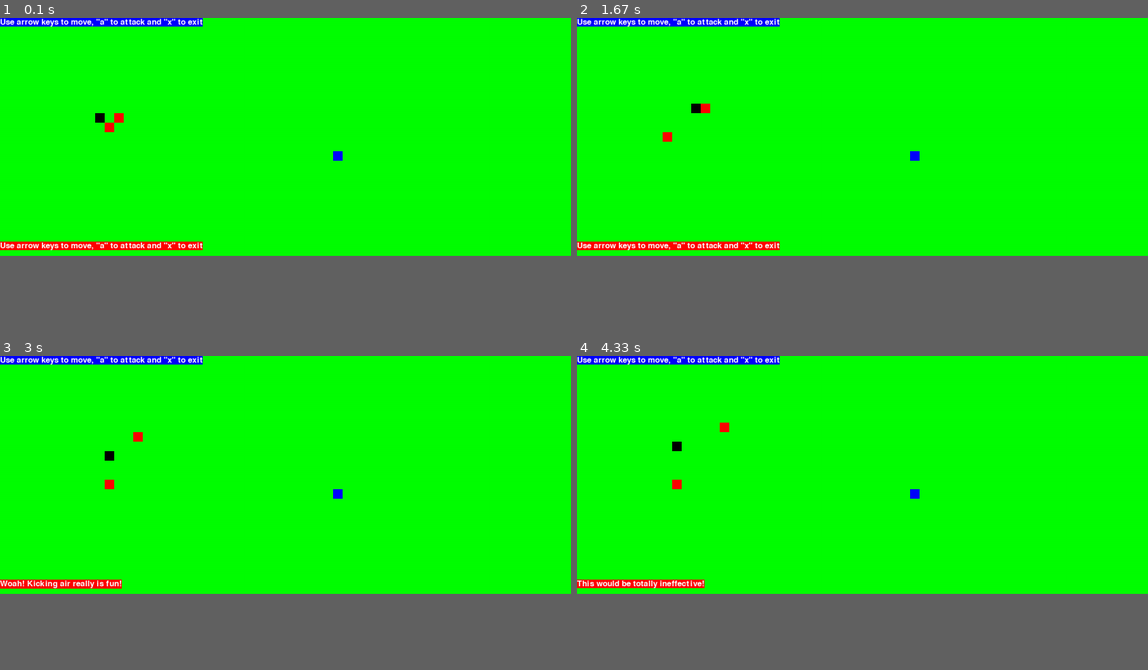
Above: before the commit, frames 1-4 (two rows, left to right).
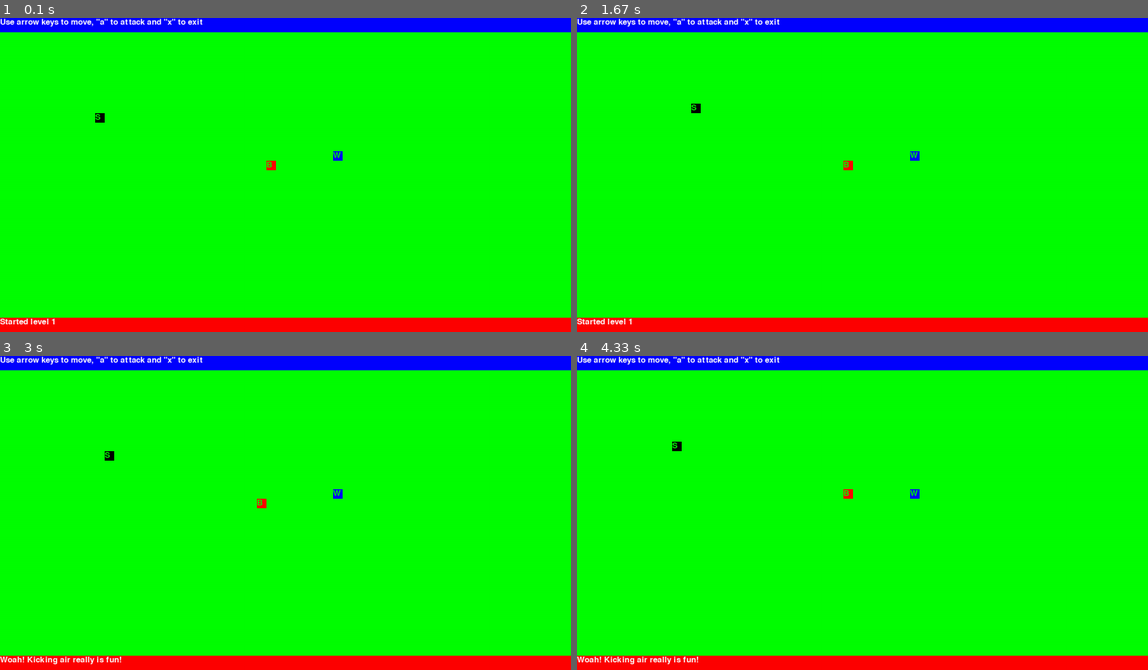
Above: after the commit, the same moments.

Repository: pytonc/udacity
Game: pygame game, started from classic-games/hello_class/game.py
The game is run twice, just before and just after one commit, with the same random seed, the same clock (stepped at 60 frames per second) and the same inputs. The source is Python 2; it was converted automatically to run under Python 3.
Inputs:
- Up to frame 1 (0.1 s): no input
- Up to frame 2 (1.67 s): hold Right 0.33-0.8 s; hold Up 0.83-1.15 s; hold Right from 1.18 s (still down)
- Up to frame 3 (3 s): release Right at 1.75 s; hold Left 1.78-2.5 s; tap A at 1.93 s; hold Down from 2.53 s (still down)
- Up to frame 4 (4.33 s): release Down at 3.25 s; hold Left 3.28-4.13 s; hold Up from 4.17 s (still down); tap A at 4.32 s
The window is 900x375 before the commit and 900x495 after it. Grey fills any space a smaller window leaves; there, only what the larger window draws over its background counts as a difference.

The runs differ from the first frame. In frame 1, 9.5% of the frame differs, in the area x 0-100%, y 0-100%; in frame 2, 9.5%; in frame 3, 9.2%; in frame 4, 9.2%.

Commit message:
Misc fixes
 - Fix exit from the game
 - Make the "statusbar" draw a rectangle as large as the map
 - Add level 2 / level 3
 - Make the level progression mechanism work

Diff:
--- a/classic-games/hello_class/classes.py
+++ b/classic-games/hello_class/classes.py
@@ -14,6 +14,12 @@
         ''' Checks if a given space on the map and
         returns True if occupied. '''
         return self.map[x][y] is not None
+
+    def reset(self):
+        print "Resetting map"
+        for y in range(self.height):
+            for x in range(self.width):
+                self.map[x][y] = None
 
 
 class Entity(object):
--- a/classic-games/hello_class/game.ini
+++ b/classic-games/hello_class/game.ini
@@ -3,20 +3,26 @@
 
 [WordMap]
 width=60
-height=22
+height=30
 
 # Define all the available levels
 [Levels]
-available_levels=Level1,Level2
+available_levels=Level1,Level2,Level3
 
 # Define Level1 characters and positions
 [Level1]
 student=10,10,100
 engineer=35,14,100
-bug=12,10,100;11,11,100
+bug=28,15,50
 
 # Define Level2 characters and positions
 [Level2]
-student=10,10,100
+student=50,29,100
 engineer=35,14,100
-bug=12,10,100;17,21,100;33,16,100
+bug=12,10,60;17,21,60
+
+# Define Level3 characters and positions
+[Level3]
+student=22,2,100
+engineer=35,14,100
+bug=12,10,60;17,21,60;33,16,30
--- a/classic-games/hello_class/game.py
+++ b/classic-games/hello_class/game.py
@@ -55,7 +55,7 @@
     else:
         game = HelloGame(config)
 
-    game.start_game("Level1")
+    game.start_game()
     sys.exit(0)
 
 # vim: expandtab tabstop=4 shiftwidth=4 softtabstop=4
--- a/classic-games/hello_class/hello_game.py
+++ b/classic-games/hello_class/hello_game.py
@@ -17,6 +17,8 @@
 
         map_width = config.getint("WordMap", "width")
         map_height = config.getint("WordMap", "height")
+
+        self.avail_levels = config.get("Levels", "available_levels")
 
         # Initialize game Frontend
         if frontend == "sdl":
@@ -39,25 +41,79 @@
         if savefile is not None:
             self.savefile = savefile
 
-    def start_game(self, level):
-        student_data = self.config.get(level, 'student').split(',')
+    # This loop controls the level progression
+    def start_game(self):
+        next_level = 1
+        while True:
+            self.start_level(next_level)
+            next_level = self.get_next_level()
+
+            if self.is_game_over():
+                print "Game is OVER!"
+                self.game_over(False)
+            if next_level < 0:
+                print "No more levels!"
+                self.game_over(True)
+
+            print "Loading level " + str(next_level)
+            # Reset the UI "entities" before loading the next level
+            self.ui.notify_level_finished()
+            self.ui.reset()
+
+    def start_level(self, level=1):
+        level_label = "Level" + str(level)
+
+        student_data = self.config.get(level_label, 'student').split(',')
         self.ui.add_student(student_data)
-        self.level = level
+        self.curr_level = level
 
-        engineer_data = self.config.get(level, 'engineer').split(',')
+        engineer_data = self.config.get(level_label, 'engineer').split(',')
         self.ui.add_engineer(engineer_data)
 
-        bugs_data = self.config.get(level, 'bug').split(';')
+        bugs_data = self.config.get(level_label, 'bug').split(';')
         for el in bugs_data:
             self.ui.add_enemy(el.split(','))
 
         self.ui.set_statusbar_character(self.ui.get_student())
+        self.ui.set_status("Started level " + str(self.curr_level))
 
         self.ui.draw_window()
         self.ui.mainloop()
 
-    def game_over():
-        sys.exit(1)
+    def is_game_over(self):
+        student = self.ui.get_student()
+        if student.hp <= 0:
+            print "You died!!"
+            return True
+        else:
+            return False
+
+    def is_level_finished(self):
+        enemies = self.ui.get_enemies()
+        for enemy in enemies:
+            if enemy.hp > 0:
+                return False
+        return True
+
+    def get_next_level(self):
+        next_level = self.curr_level + 1
+        level_label = "Level" + str(next_level)
+
+        if level_label in self.avail_levels:
+            return next_level
+        else:
+            return -1
+
+    def game_over(self, victory):
+        if victory == True:
+            self.ui.notify_level_finished()
+        else:
+            self.ui.notify_game_over()
+        self.quit_game()
+
+    def quit_game(self):
+        print "Exiting the game !"
+        sys.exit(0)
 
     def save_game(self):
         outfile = open(self.savefile, "wb")
--- a/classic-games/hello_class/ui.py
+++ b/classic-games/hello_class/ui.py
@@ -31,6 +31,30 @@
     def set_statusbar_character(self, character):
         self.statusbar.set_character(character)
 
+    def get_student(self):
+        return self.student
+
+    def get_enemies(self):
+        return self.bugs
+
+    def reset(self):
+        self.world_map.reset()
+        self.bugs = []
+        self.engineer = None
+        self.student = None
+
+    # This function must be called at every loop iteration
+    # It'll check for level completed / game over conditions
+    def exit_loop(self):
+        if self.game_handler.is_game_over() == True or self.game_handler.is_level_finished() == True:
+            return True
+        return False
+
+    def notify_level_finished(self):
+        pass
+
+    def notify_game_over(self):
+        pass
 
 class StatusBar(object):
     def __init__(self, character=None):
--- a/classic-games/hello_class/ui_pygame.py
+++ b/classic-games/hello_class/ui_pygame.py
@@ -44,9 +44,20 @@
     # Labels (Do we want them?)
     CHR_TXT_PLAYER = "S"
     CHR_TXT_ENEMY = "B"
+    CHR_TXT_ENEMY_DEAD = "X"
     CHR_TXT_WIZARD = "W"
     CHR_TXT_ARCHER = "A"
     CHR_TXT_DEAD = "D"
+
+    # Sounds
+    SND_DIR="assets"
+    SUCCESS="victory.mp3"
+    FAIL="bomb.mp3"
+
+    FREQ = 48000   # same as audio CD
+    BITSIZE = -16  # unsigned 16 bit
+    CHANNELS = 2   # 1 == mono, 2 == stereo
+    BUFFER = 1024  # audio buffer size in no. of samples
 
     # Sizes
     STATUSBAR_HEIGHT = 30
@@ -110,6 +121,19 @@
         # Initialize PyGame
         pygame.init()
         pygame.display.set_caption('Hello Game')
+
+        # Set up the sounds
+        pygame.mixer.init(SDLUserInterface.FREQ,
+                        SDLUserInterface.BITSIZE,
+                        SDLUserInterface.CHANNELS,
+                        SDLUserInterface.BUFFER)
+        self.level_completed_sound = pygame.mixer.Sound(os.path.join(SDLUserInterface.SND_DIR,
+                                        SDLUserInterface.SUCCESS))
+        self.level_completed_sound.set_volume(0.5)
+        self.game_over_sound = pygame.mixer.Sound(os.path.join(SDLUserInterface.SND_DIR,
+                                        SDLUserInterface.FAIL))
+        self.game_over_sound.set_volume(0.5)
+
         self.clock = pygame.time.Clock()
 
         # We don't want to use the mouse (... yet)
@@ -132,6 +156,7 @@
         self.topbar = SDLTopBar(basicFont,
                         self.windowSurface,
                         self.world_map,
+                        bar_width = window_width,
                         pos_x=topbar_x,
                         pos_y=topbar_y)
 
@@ -139,6 +164,7 @@
         self.bottombar = SDLBottomBar(basicFont,
                             self.windowSurface,
                             self.world_map,
+                            bar_width = window_width,
                             pos_x=bottombar_x,
                             pos_y=bottombar_y)
 
@@ -176,16 +202,12 @@
         bug.show()
         self.world_map.add_character(bug)
 
-    def exit_loop(self):
-        pygame.quit()
-        sys.exit(0)
-
     def mainloop(self):
         while True:
             tickFPS = self.clock.tick(SDLUserInterface.FRAME_RATE)
             for event in pygame.event.get():
                 if event.type == QUIT:
-                    self.exit_loop()
+                    self.game_handler.quit_game()
                 elif event.type == KEYDOWN:
                     if event.key in (K_LEFT, K_RIGHT, K_UP, K_DOWN):
                         self.student.move(SDLUserInterface.DIRECTIONS[event.key])
@@ -193,41 +215,63 @@
                             bug.act(self.student,
                                     SDLUserInterface.DIRECTIONS)
                     elif event.key == K_x:
-                            self.exit_loop()
+                        self.game_handler.quit_game()
                     elif event.key == K_a:
                         for bug in self.bugs:
                             self.student.attack(bug)
                             bug.act(self.student,
                                     SDLUserInterface.DIRECTIONS)
 
+            if self.exit_loop() == True:
+                print "Exiting the loop"
+                break
+
+
+    def notify_level_finished(self):
+        print "Yay!"
+        self.level_completed_sound.play()
+        self.set_status("Level Completed!")
+        self.draw_window()
+        pygame.time.delay(3 * 1000)
+
+    def notify_game_over(self):
+        print "Doh!"
+        self.game_over_sound.play()
+        self.set_status("GAME OVER!")
+        self.draw_window()
+        pygame.time.delay(3 * 1000)
 
 ##
 # Canvas / Layout classes
 ##
 class SDLStatusBar(StatusBar):
     def __init__(self, basicFont, windowSurface, world_map,
-            pos_x=0, pos_y=0,
+            bar_width, pos_x=0, pos_y=0,
             character=None):
         super(SDLStatusBar, self).__init__(character)
 
         self.pos_x = pos_x
         self.pos_y = pos_y
+        self.width = bar_width
         self.basic_font = basicFont
         self.world_map = world_map
         self.windowSurface = windowSurface
+        self.rect = pygame.Rect(self.pos_x, self.pos_y,
+                        self.width, SDLUserInterface.STATUSBAR_HEIGHT)
 
     def show(self):
-        self.textRect = self.text.get_rect()
-        self.textRect.topleft = (self.pos_x, self.pos_y)
-        self.windowSurface.blit(self.text, self.textRect)
+        self.render_text()
 
     def set_character(self, character):
         self.character = character
         # XXX self.set_message()
 
     def render_text(self):
+        pygame.draw.rect(self.windowSurface, self.text_bg, self.rect)
         self.text = self.basic_font.render(self.text_msg, True,
                 self.text_fg, self.text_bg)
+        self.windowSurface.blit(self.text, self.rect)
+
 
     def set_message(self, msg=''):
         self.text_msg = msg
@@ -236,9 +280,9 @@
 
 class SDLTopBar(SDLStatusBar):
     def __init__(self, basicFont, windowSurface, world_map,
-            pos_x=0, pos_y=0, character=None):
+            bar_width, pos_x=0, pos_y=0, character=None):
         super(SDLTopBar, self).__init__(basicFont, windowSurface, world_map,
-                pos_x=pos_x, pos_y=pos_y, character=character)
+                bar_width, pos_x=pos_x, pos_y=pos_y, character=character)
 
         self.text_fg = SDLUserInterface.WHITE
         self.text_bg = SDLUserInterface.BLUE
@@ -247,13 +291,12 @@
 
 class SDLBottomBar(SDLStatusBar):
     def __init__(self, basicFont, windowSurface, world_map,
-            pos_x, pos_y, character=None):
+            bar_width, pos_x, pos_y, character=None):
         super(SDLBottomBar, self).__init__(basicFont, windowSurface, world_map,
-                pos_x=pos_x, pos_y=pos_y, character=character)
+                bar_width, pos_x=pos_x, pos_y=pos_y, character=character)
 
         self.text_fg = SDLUserInterface.WHITE
         self.text_bg = SDLUserInterface.RED
-        self.set_message('Use arrow keys to move, "a" to attack and "x" to exit')
 
 
 ##
@@ -287,6 +330,8 @@
         hp = int(attributes[2])
         super(SDLCharacter, self).__init__(ui, pos_x, pos_y, hp)
         self.windowSurface = ui.windowSurface
+        self.font = pygame.font.SysFont(None, SDLUserInterface.FONT_SIZE)
+
 
     def is_player(self):
         if self.text == SDLUserInterface.CHR_TXT_PLAYER:
@@ -304,7 +349,10 @@
                         SDLUserInterface.CHR_SIZE,
                         SDLUserInterface.CHR_SIZE)
         pygame.draw.rect(self.windowSurface, self.color, self.rect)
-        pygame.display.update()
+
+        self.text_overlay = self.font.render(self.text, True,
+                                SDLUserInterface.CHR_COLOR_BACKGROUND, self.color)
+        self.windowSurface.blit(self.text_overlay, self.rect)
 
     def get_label(self):
         return self.text
--- a/classic-games/hello_class/ui_txt.py
+++ b/classic-games/hello_class/ui_txt.py
@@ -67,7 +67,7 @@
             c = raw_input("You > ")
 
             if c == "x":
-                break
+                self.game_handler.quit_game()
             elif c in UserInterface.DIRECTIONS:
                 self.student.move(UserInterface.DIRECTIONS[c])
                 for bug in self.bugs:
@@ -89,6 +89,10 @@
 
             self.draw_window()
 
+            if self.exit_loop() == True:
+                print "Exiting the loop"
+                break
+
 
 # Canvas / Layout classes
 class TXTStatusBar(StatusBar):
